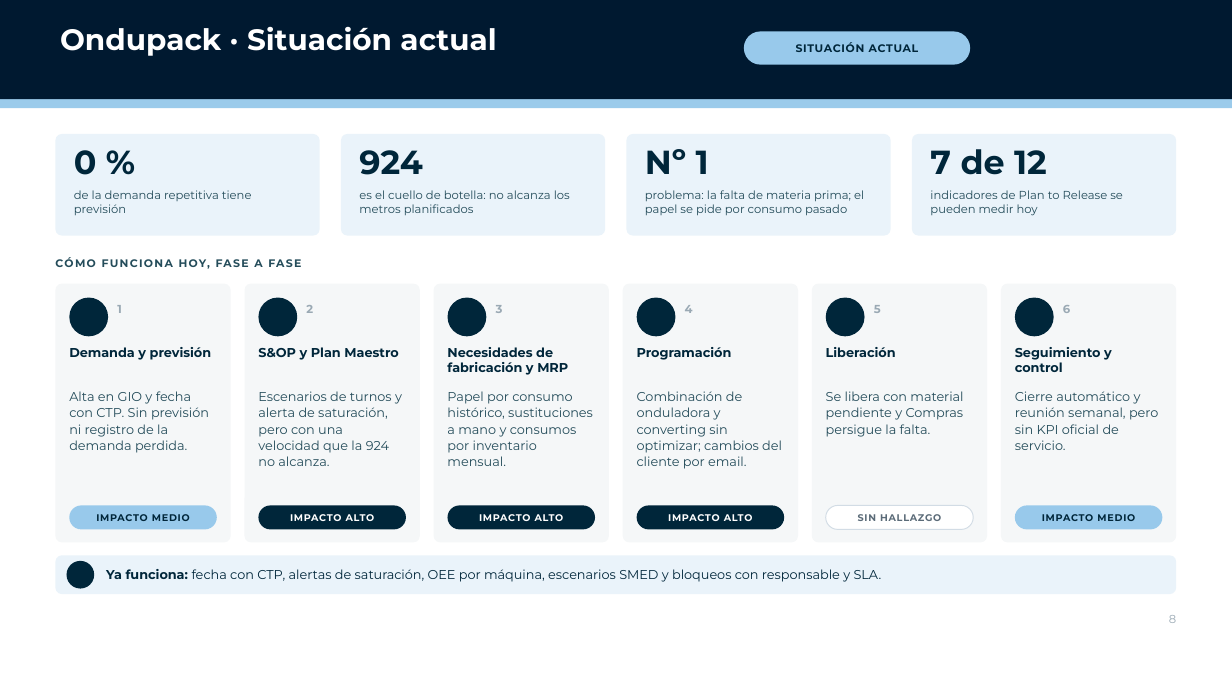
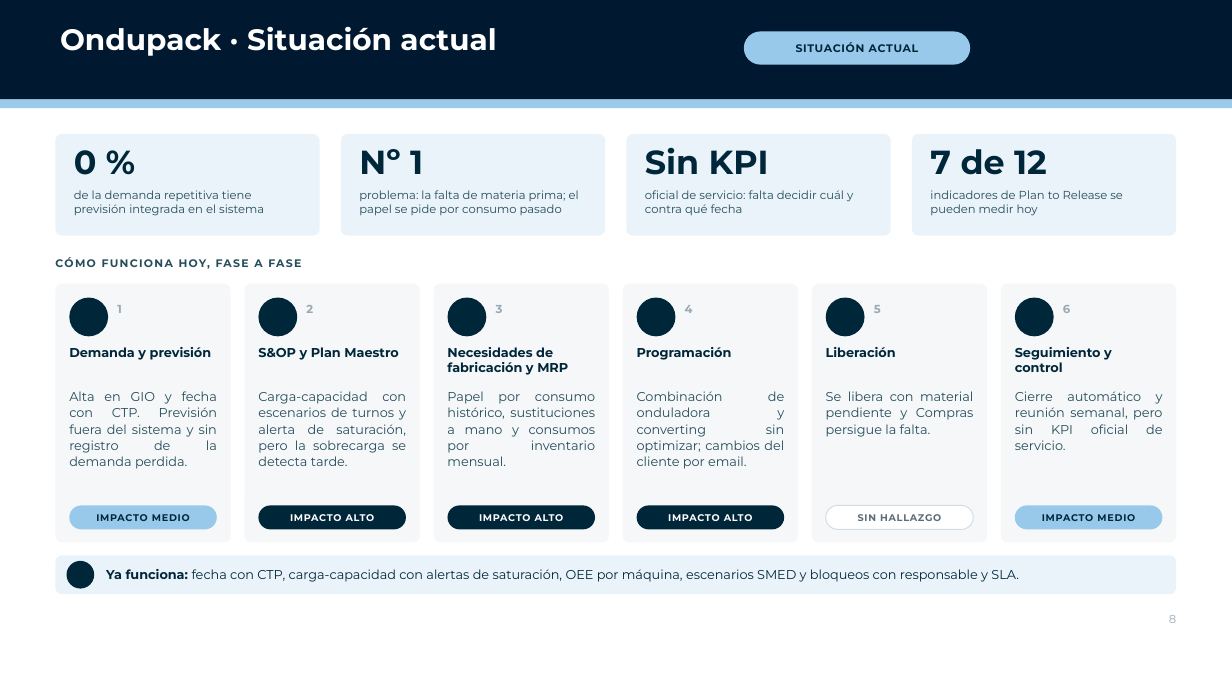
Before and after one commit to Enrique24799/AGSA, a slide deck: slide 8 of presentaciones/P2R_MGT_Ondupack_Direccion.pptx. Drawn at 1232x693 pixels with LibreOffice and Linux fonts; fonts in the diff are those of the drawing; background and template pictures are left out. Boxes give left, top, right and bottom in pixels: in the first picture for what was removed or moved away, otherwise in the second. Text is boxed around its words. In the diff, an @@ line names an element or a change of style, - is before the commit and + after.

```diff
--- a/presentaciones/P2R_MGT_Ondupack_Direccion.pptx
+++ b/presentaciones/P2R_MGT_Ondupack_Direccion.pptx
@@ text at (359,149,423,174): text changed @@
-924
+Nº 1
@@ text at (645,148,769,175): text changed @@
-Nº 1
+Sin KPI
@@ text at (74,190,264,216): text changed @@
-de la demanda repetitiva tiene previsión
+de la demanda repetitiva tiene previsión integrada en el sistema
@@ text at (359,190,579,216): text changed @@
-es el cuello de botella: no alcanza los metros planificados
+problema: la falta de materia prima; el papel se pide por consumo pasado
@@ text at (645,190,853,215): text changed @@
-problema: la falta de materia prima; el papel se pide por consumo pasado
+oficial de servicio: falta decidir cuál y contra qué fecha
@@ alignment left to justified in 4 elements at (447,391,595,466), (637,391,784,469), (826,391,974,437), (1015,391,1163,450) @@
@@ text at (69,391,217,469): text changed @@
-Alta en GIO y fecha con CTP. Sin previsión ni registro de la demanda perdida.
+Alta en GIO y fecha con CTP. Previsión fuera del sistema y sin registro de la demanda perdida.
@@ text at (258,391,406,466): text changed @@
-Escenarios de turnos y alerta de saturación, pero con una velocidad que la 924 no alcanza.
+Carga-capacidad con escenarios de turnos y alerta de saturación, pero la sobrecarga se detecta tarde.
@@ text at (106,569,1019,582): text changed @@
-Ya funciona: fecha con CTP, alertas de saturación, OEE por máquina, escenarios SMED y bloqueos con responsable y SLA.
+Ya funciona: fecha con CTP, carga-capacidad con alertas de saturación, OEE por máquina, escenarios SMED y bloqueos con responsable y SLA.
```
Also in this commit, not shown: 9 other slides changed, 1 slide removed, 1 other file.
